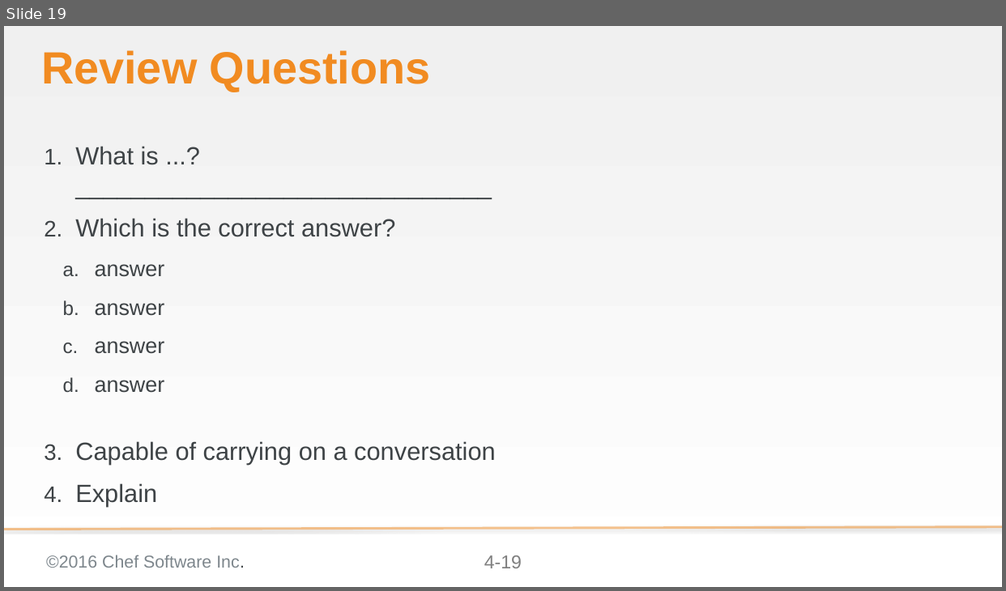
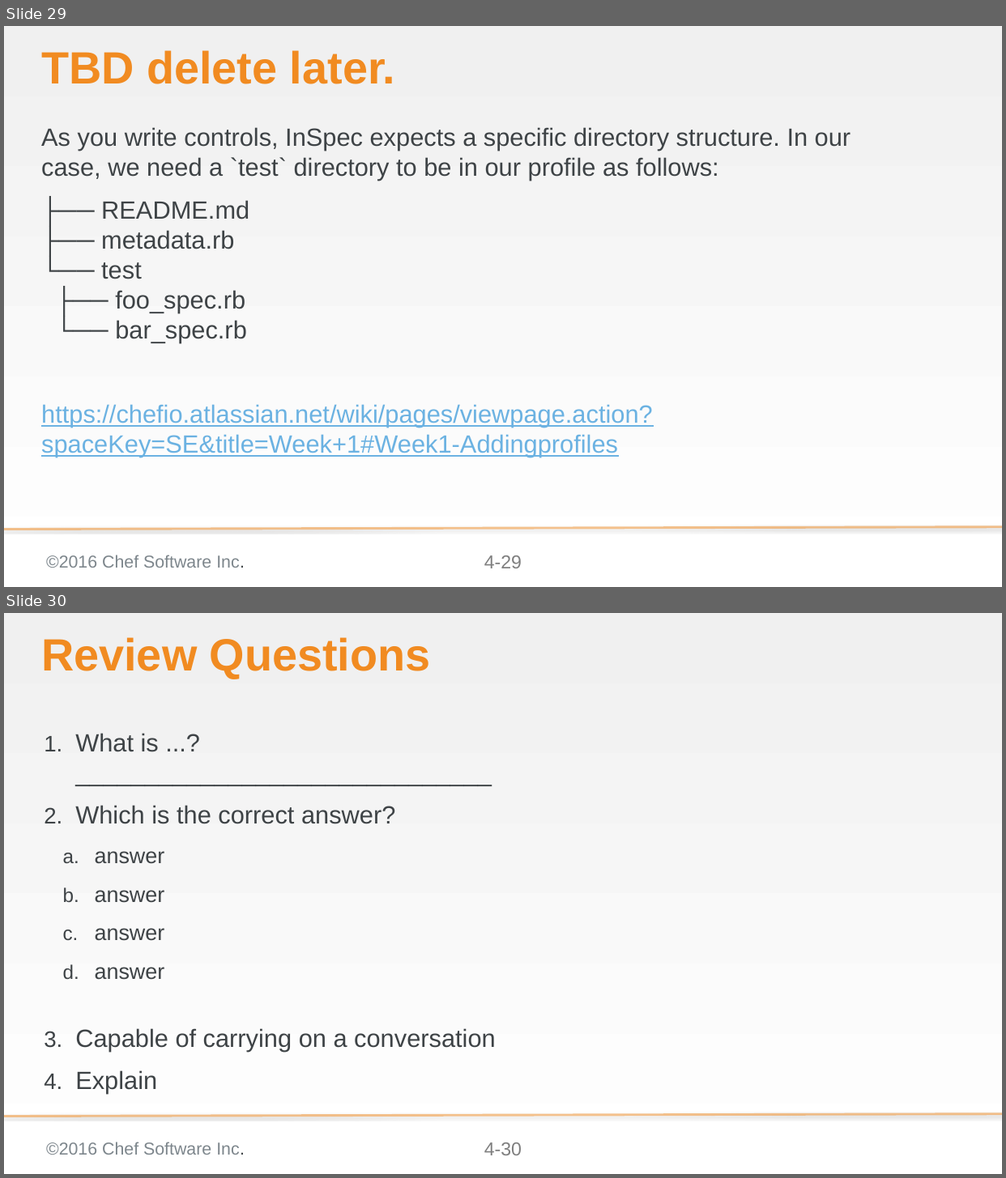
Before and after one commit to bchamby/chef-compliance-installation-configuration-operation, a slide deck: 04-creating-custom-profiles.pptx. Shown one above the other, each under a label of ours: slide 19 before the commit, slides 29 and 30 after it. The pictures are 1006x591 and 1006x1178 pixels, drawn with LibreOffice and Linux fonts; fonts in the diff are those of the drawing; background and template pictures are left out. Boxes give left, top, right and bottom in pixels: in the first picture for what was removed or moved away, otherwise in the second. Text is boxed around its words. In the diff, an @@ line names an element or a change of style, - is before the commit and + after.

```diff
--- a/04-creating-custom-profiles.pptx
+++ b/04-creating-custom-profiles.pptx
@@ slide 29 added at bbox=[4, 26, 1002, 587], background gradient #F0F0F0 to #FFFFFF; not listed: 3 template elements that a slide beside it also shows @@
@@ title added at bbox=[41, 50, 395, 84], 58 pt, text #F18B21, bold @@
+TBD delete later.
@@ text added at bbox=[41, 127, 851, 458], 32 pt, text #3E4346 @@
+As you write controls, InSpec expects a specific directory structure. In our case, we need a `test` directory to be in our profile as follows:
+├── README.md
+├── metadata.rb
+└── test
+├── foo_spec.rb
+└── bar_spec.rb
+https://chefio.atlassian.net/wiki/pages/viewpage.action?spaceKey=SE&title=Week+1#Week1-Addingprofiles
@@ what was slide 19 is now slide 30 @@
@@ page number at bbox=[484, 1143, 522, 1156]: text changed @@
-4-19
+4-30
```
Also in this commit, not shown: 2 slides changed, 11 other slides added, 1 slide removed.
